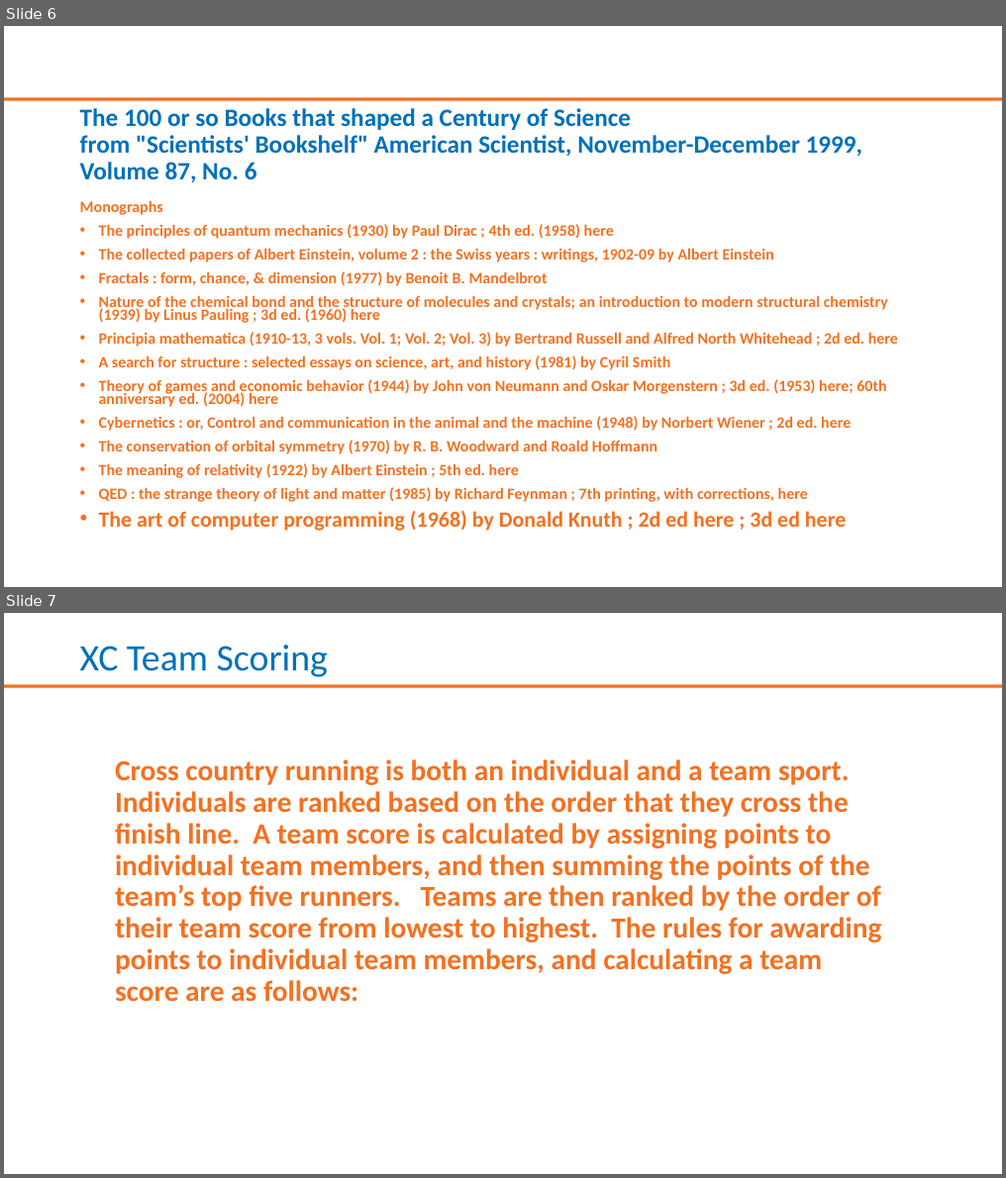
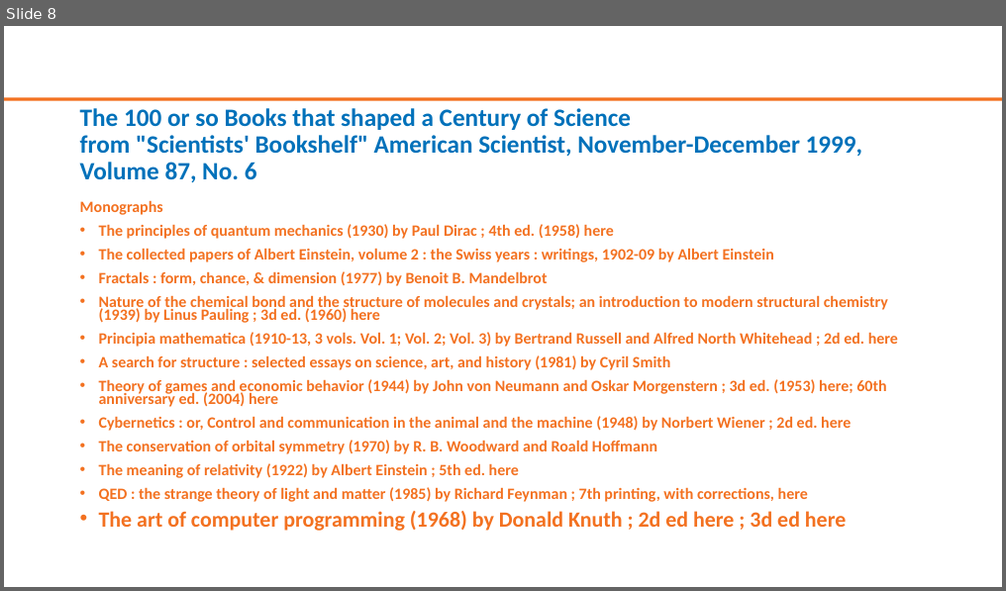
Before and after one commit to Ingage-Meetup/XC-20210120, a slide deck: slides.pptx. Shown one above the other, each under a label of ours: slides 6 and 7 before the commit, slide 8 after it. The pictures are 1006x1178 and 1006x591 pixels, drawn with LibreOffice and Linux fonts; fonts in the diff are those of the drawing; background and template pictures are left out. Boxes give left, top, right and bottom in pixels: in the first picture for what was removed or moved away, otherwise in the second. Text is boxed around its words. In the diff, an @@ line names an element or a change of style, - is before the commit and + after.

```diff
--- a/slides.pptx
+++ b/slides.pptx
@@ slide 7 removed at bbox=[4, 613, 1002, 1174], background #FFFFFF; not listed: 1 template element that a slide beside it also shows @@
@@ text removed at bbox=[80, 645, 328, 677] @@
-XC Team Scoring
@@ text removed at bbox=[115, 760, 881, 1002] @@
-Cross country running is both an individual and a team sport. Individuals are ranked based on the order that they cross the finish line. A team score is calculated by assigning points to individual team members, and then summing the points of the team’s top five runners. Teams are then ranked by the order of their team score from lowest to highest. The rules for awarding points to individual team members, and calculating a team score are as follows:
@@ what was slide 6 is now slide 8 @@
```
Also in this commit, not shown: 2 slides changed, 5 slides added, 4 other slides removed.
